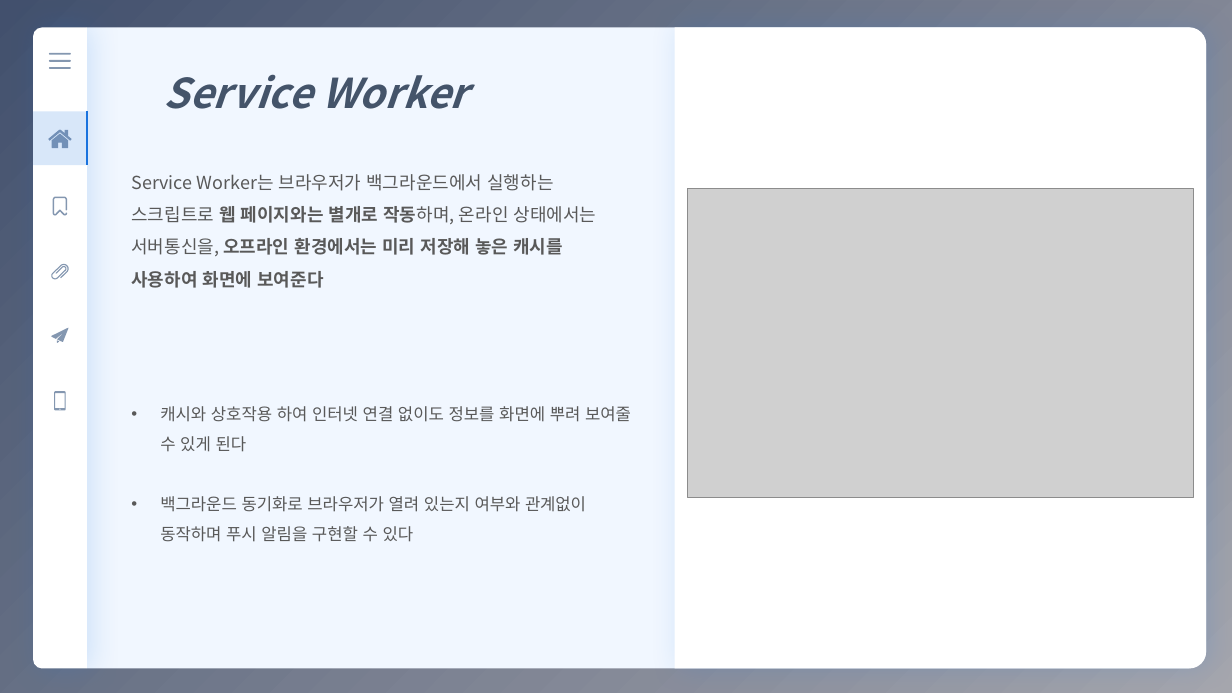
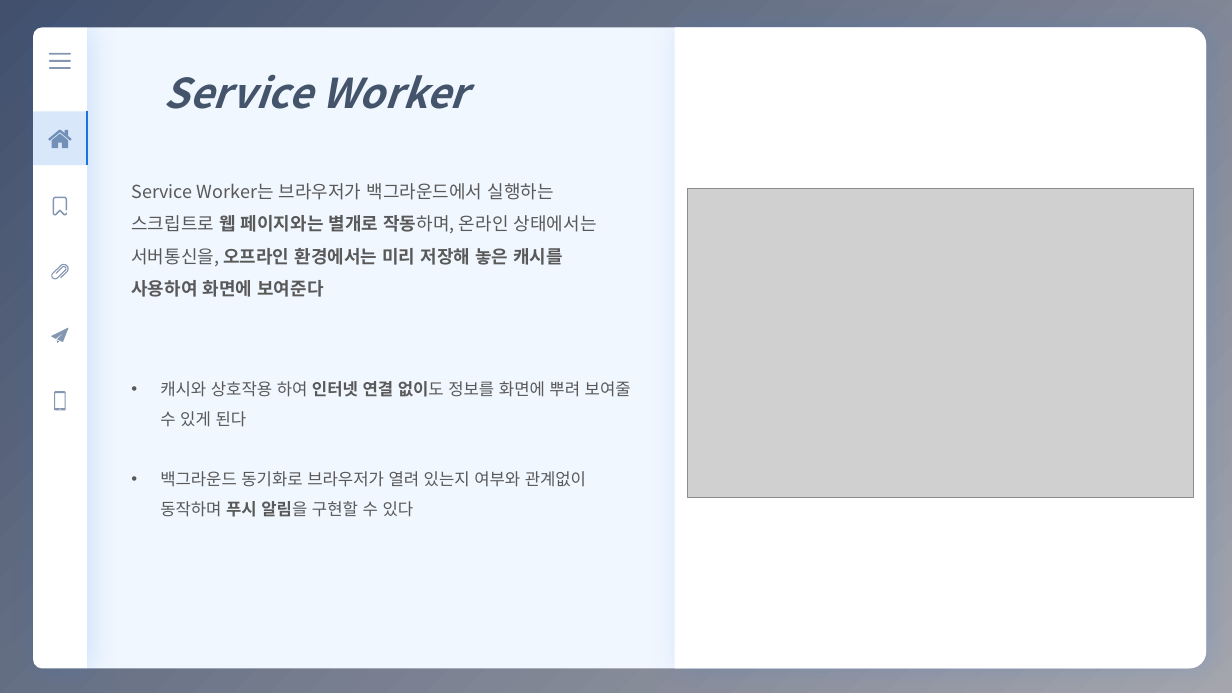
Before and after one commit to eunbee-kim/dmsql1471, a slide deck: slide 9 of 교육/4주차_MVC_SPA_PWA.pptx (slide 8 before the commit). Drawn at 1232x693 pixels with LibreOffice and Linux fonts; fonts in the diff are those of the drawing; grey boxes stand for pictures. Boxes give left, top, right and bottom in pixels: in the first picture for what was removed or moved away, otherwise in the second. Text is boxed around its words. In the diff, an @@ line names an element or a change of style, - is before the commit and + after.

```diff
--- a/교육/4주차_MVC_SPA_PWA.pptx
+++ b/교육/4주차_MVC_SPA_PWA.pptx
@@ text "Service Worker는 브라우저가 백그라운드에서 실행하는 ...": place and size @@
-text "Service Worker는 브라우저가 백그라운드에서 실행하는 ..." at box(131, 174, 631, 542)
+text "Service Worker는 브라우저가 백그라운드에서 실행하는 ..." at box(131, 183, 631, 517)
@@ text at box(160, 381, 631, 517): bold on in "인터넷 연결 없이도", "푸시 알림을" @@
```
Also in this commit, not shown: 4 other slides changed, 1 slide added, 1 other file.
